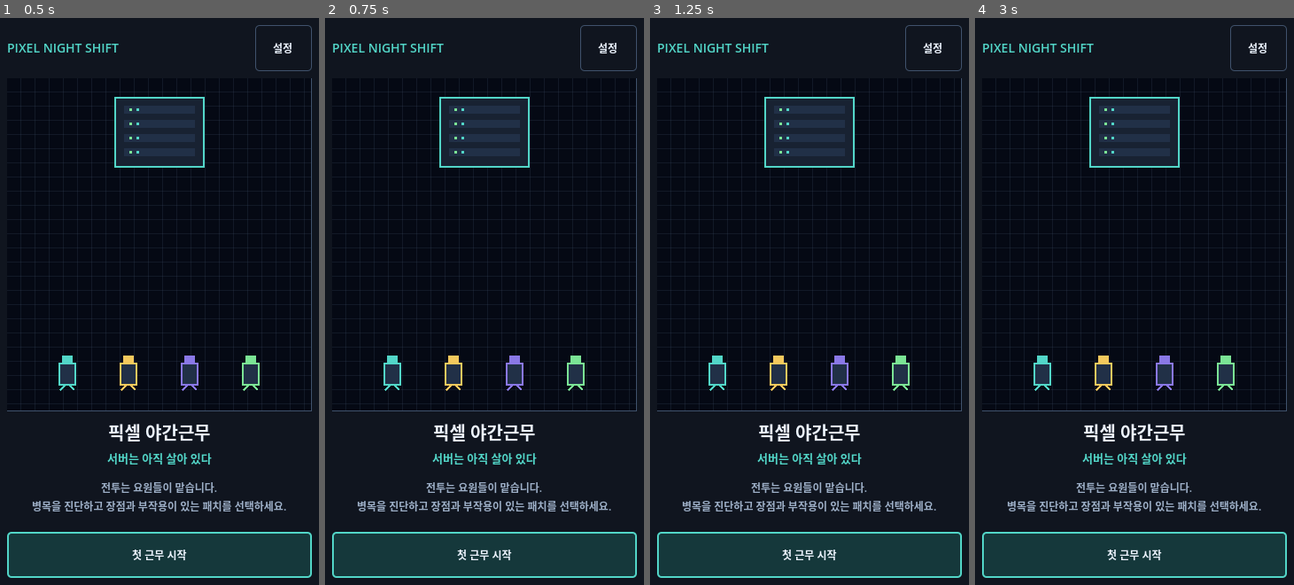
Above: before the commit, frames 1-4 (left to right).
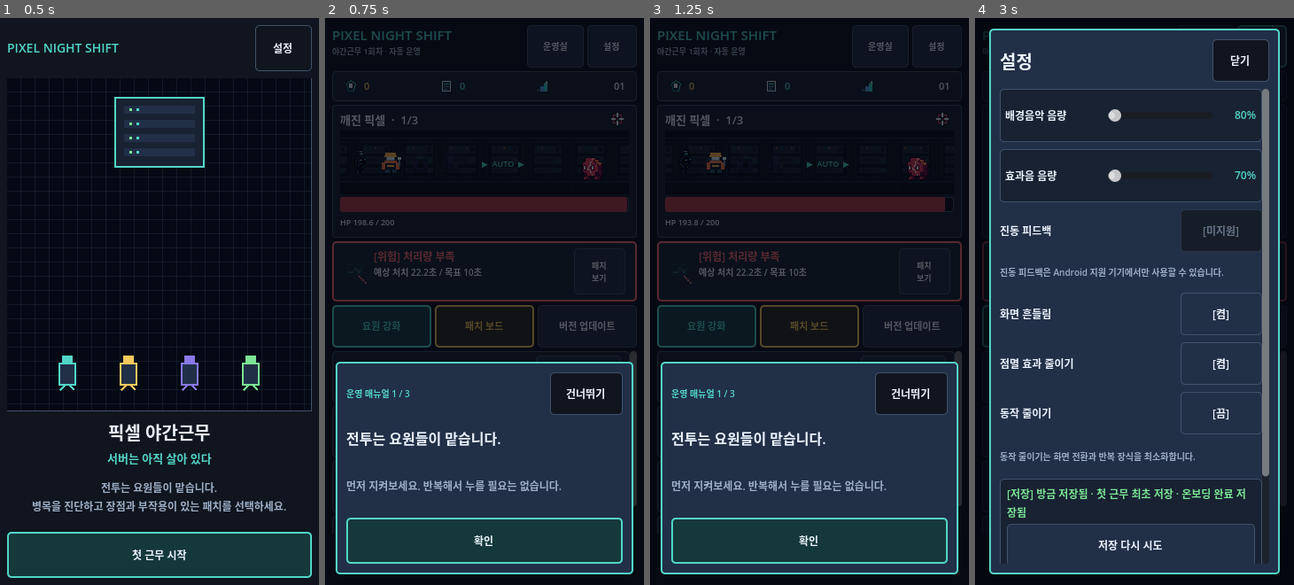
Above: after the commit, the same moments.

Repository: dudcjfsp-cyber/pixel-night-shift
Game: Godot game, scene res://game/app/app_root.tscn
Two runs of this game, one before a commit and one after it. Both use one fixed random seed, a clock stepped at 60 frames per second and the inputs below. Sound files missing from this copy of the repository are replaced by a short silence.
Inputs (mouse positions are in pixels of both pictures, inside the frame that each line leads up to):
- Up to frame 1 (0.5 s): no input
- Up to frame 2 (0.75 s): click "첫 근무 시작" at 0.5 s
- Up to frame 3 (1.25 s): no input
- Up to frame 4 (3 s): click (1236, 392) at 1.25 s, where only the run after the commit has a clickable "건너뛰기"; click (1134, 556) at 2 s, where only the run before the commit has a clickable "첫 근무 시작"; click "설정" at 2.75 s

Frame 1 is identical in both runs. In frame 2, 38% of the frame differs, in the area x 2-98%, y 1-99%; in frame 3, 38%; in frame 4, 70%.

Commit message:
fix: allow app shell pointer input

Diff:
--- a/game/app/app_root.gd
+++ b/game/app/app_root.gd
@@ -255,6 +255,7 @@
 	_overlay_host = Control.new()
 	_overlay_host.name = "OverlayHost"
 	_overlay_host.unique_name_in_owner = true
+	_overlay_host.mouse_filter = Control.MOUSE_FILTER_IGNORE
 	stack.add_child(_overlay_host)
 	_overlay_host.set_anchors_and_offsets_preset(Control.PRESET_FULL_RECT)
 
--- a/tests/app_shell/app_root_integration_test.gd
+++ b/tests/app_shell/app_root_integration_test.gd
@@ -99,7 +99,7 @@
 	var first_button := app.find_child("PrimaryActionButton", true, false) as Button
 	_check(first_button != null, "first shift must expose its primary action")
 	if first_button != null:
-		first_button.pressed.emit()
+		await _click_button(first_button)
 		await _wait_frames(3)
 	_check(app.current_screen_id() == AppRoot.SCREEN_GAMEPLAY, "first save success must enter gameplay")
 	_check(app.current_overlay_id() == AppRoot.OVERLAY_ONBOARDING, "first gameplay must open onboarding")
@@ -108,6 +108,12 @@
 	var saved := repository.load()
 	_check(saved.status == SaveLoadResult.Status.LOADED, "first shift must save before gameplay")
 	_check(saved.last_gameplay_tab == 0, "first shift must explicitly save gameplay tab 0")
+	var skip_button := app.find_child("SkipButton", true, false) as Button
+	_check(skip_button != null, "onboarding must expose its skip action")
+	if skip_button != null:
+		await _click_button(skip_button)
+		await _wait_frames(2)
+	_check(app.current_overlay_id() == AppRoot.OVERLAY_NONE, "overlay controls must accept real pointer clicks")
 	await _unmount(app)
 
 	var fail_dir := _case_dir("first_shift_failure")
@@ -649,6 +655,21 @@
 		await process_frame
 
 
+func _click_button(button: Button) -> void:
+	var click_position := button.get_global_rect().get_center()
+	var motion := InputEventMouseMotion.new()
+	motion.position = click_position
+	root.push_input(motion, true)
+	await process_frame
+	for is_pressed: bool in [true, false]:
+		var event := InputEventMouseButton.new()
+		event.button_index = MOUSE_BUTTON_LEFT
+		event.position = click_position
+		event.pressed = is_pressed
+		root.push_input(event, true)
+		await process_frame
+
+
 func _case_dir(case_name: String) -> String:
 	return TEST_ROOT.path_join(case_name)
 
